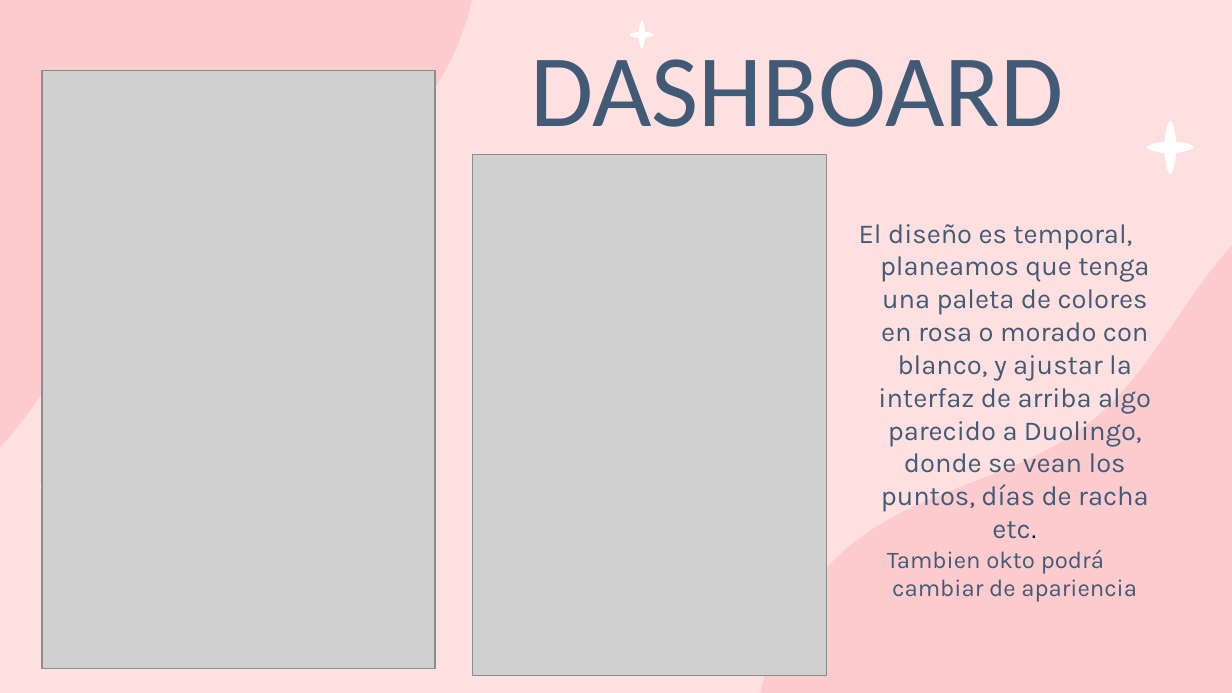
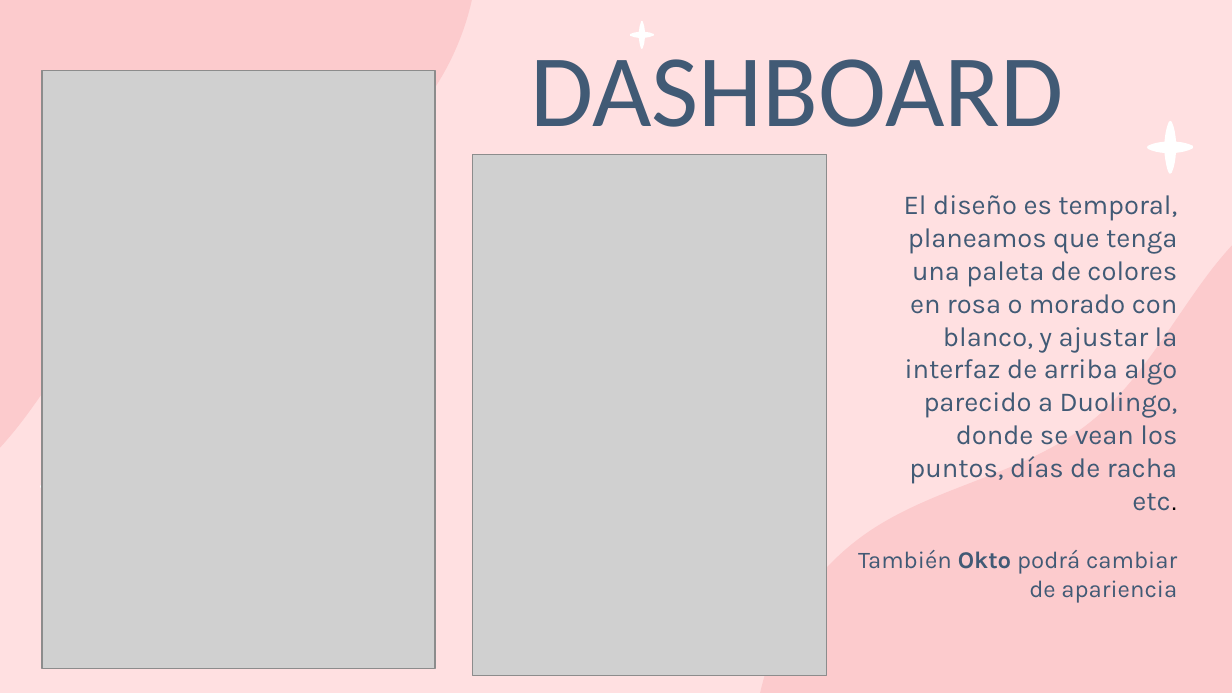
Before and after one commit to AdrianMtzTrev/Oktodo, a slide deck: slide 7 of media/OKTODO_1ER AVANCE.pptx. Drawn at 1232x693 pixels with LibreOffice and Linux fonts; fonts in the diff are those of the drawing; grey boxes stand for pictures. Boxes give left, top, right and bottom in pixels: in the first picture for what was removed or moved away, otherwise in the second. Text is boxed around its words. In the diff, an @@ line names an element or a change of style, - is before the commit and + after.

```diff
--- a/media/OKTODO_1ER AVANCE.pptx
+++ b/media/OKTODO_1ER AVANCE.pptx
@@ text "El diseño es temporal, planeamos ...": place and size @@
-text "El diseño es temporal, planeamos ..." at (859, 224, 1151, 602)
+text "El diseño es temporal, planeamos ..." at (858, 195, 1178, 603)
@@ text at (904, 195, 1178, 511): alignment centre to right @@
@@ text at (858, 550, 1177, 603): text changed @@
-Tambien okto podrá cambiar de apariencia
+También Okto podrá cambiar de apariencia
```
Also in this commit, not shown: 11 other slides changed.
